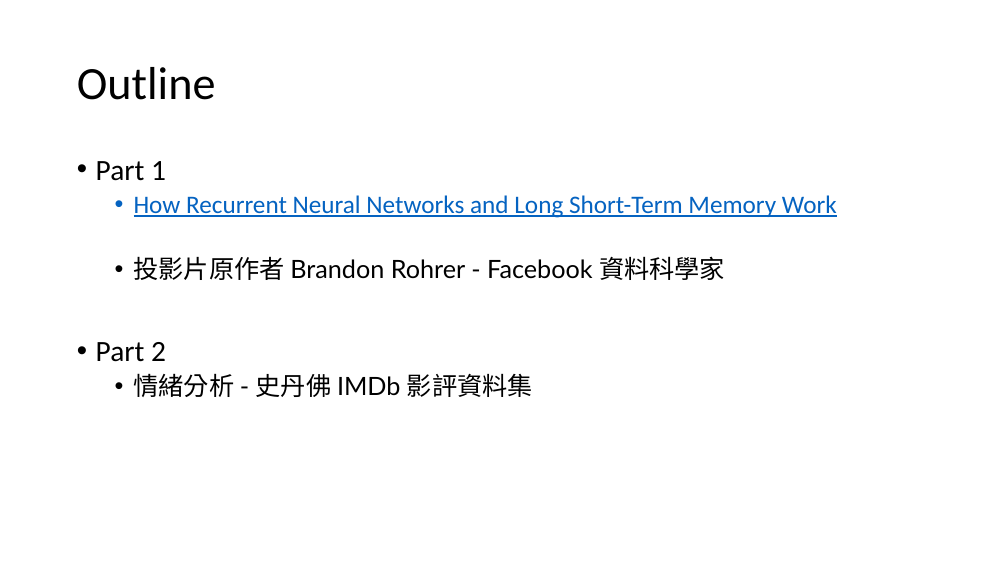
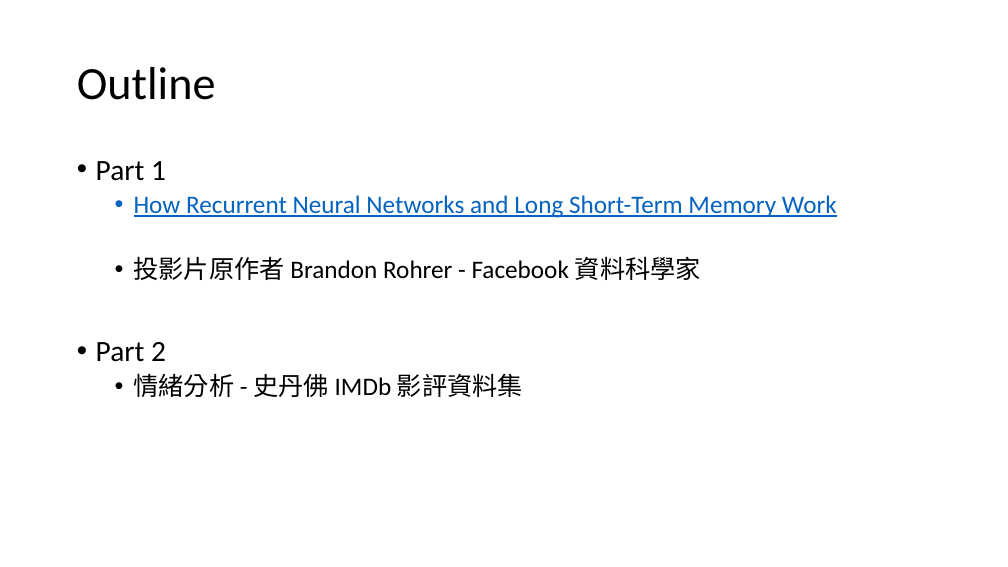
Before and after one commit to s8888/STUDY_GROUP, a slide deck: slide 2 of 20180516 RNN_LSTM/20180516_RNN_LSTM.pptx. Drawn at 1008x567 pixels with LibreOffice and Linux fonts; fonts in the diff are those of the drawing. Boxes give left, top, right and bottom in pixels: in the first picture for what was removed or moved away, otherwise in the second. Text is boxed around its words. In the diff, an @@ line names an element or a change of style, - is before the commit and + after.

```diff
--- a/20180516 RNN_LSTM/20180516_RNN_LSTM.pptx
+++ b/20180516 RNN_LSTM/20180516_RNN_LSTM.pptx
@@ text at [134, 256, 701, 397]: font Lato to Calibri in "投影片原作者 Brandon Rohrer - Facebook 資料科學家", "情緒分析 - 史丹佛 IMDb 影評資料集" @@
```
Also in this commit, not shown: 1 other slide changed.
